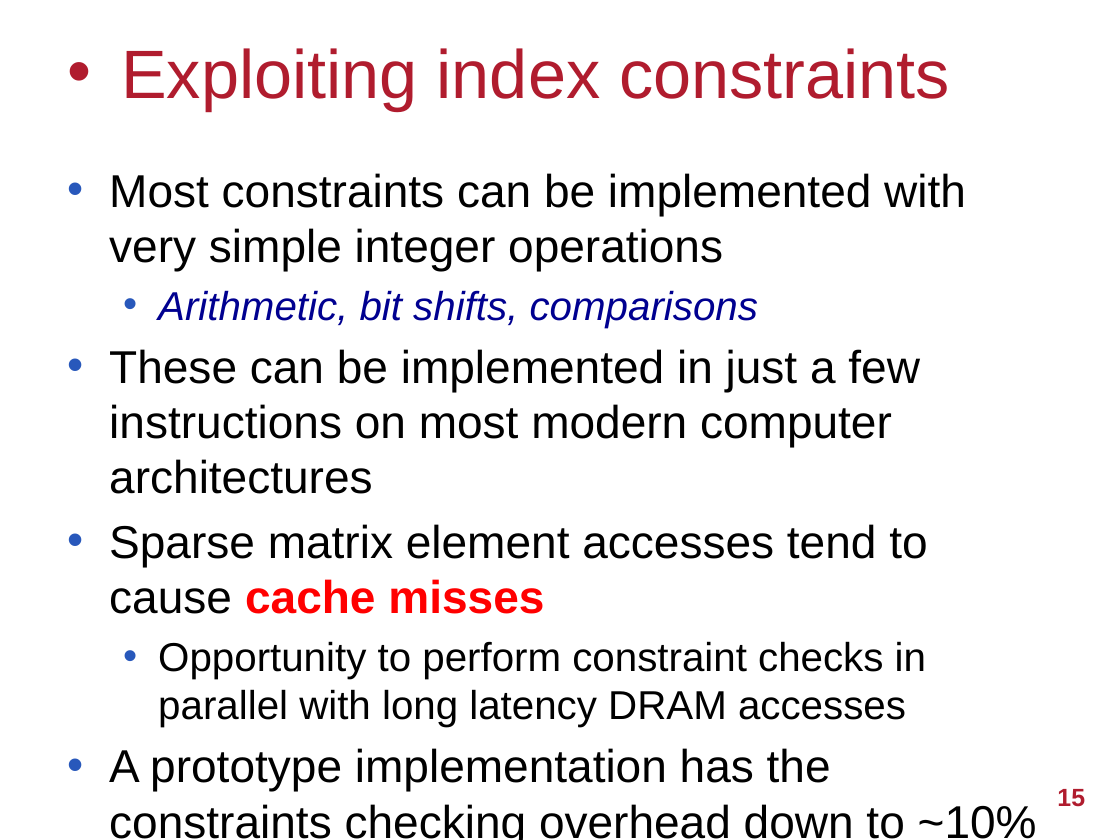
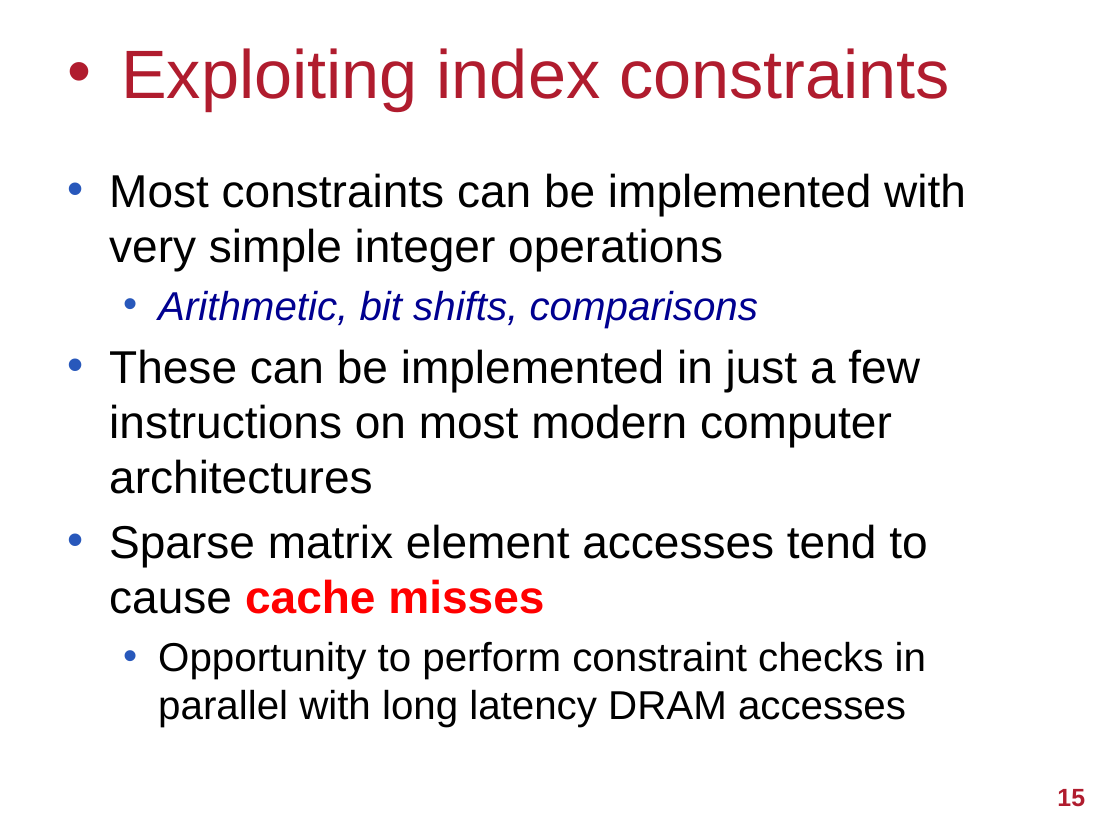
Before and after one commit to UoB-HPC/abft-training, a slide deck: slide 15 of sparse-abft.pptx. Drawn at 1120x840 pixels with LibreOffice and Linux fonts; fonts in the diff are those of the drawing; background and template pictures are left out. Boxes give left, top, right and bottom in pixels: in the first picture for what was removed or moved away, otherwise in the second. Text is boxed around its words. In the diff, an @@ line names an element or a change of style, - is before the commit and + after.

```diff
--- a/sparse-abft.pptx
+++ b/sparse-abft.pptx
@@ text at bbox=[109, 748, 1037, 840]: paragraph removed @@
-• A prototype implementation has the constraints checking overhead down to ~10%
```
Also in this commit, not shown: 1 other slide changed, 5 slides added, 1 slide removed.
